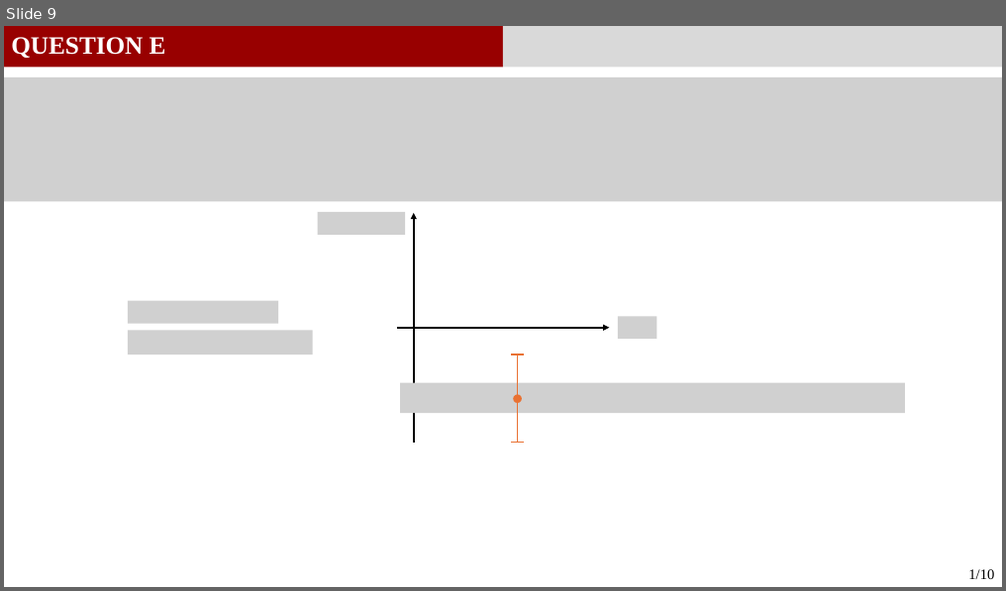
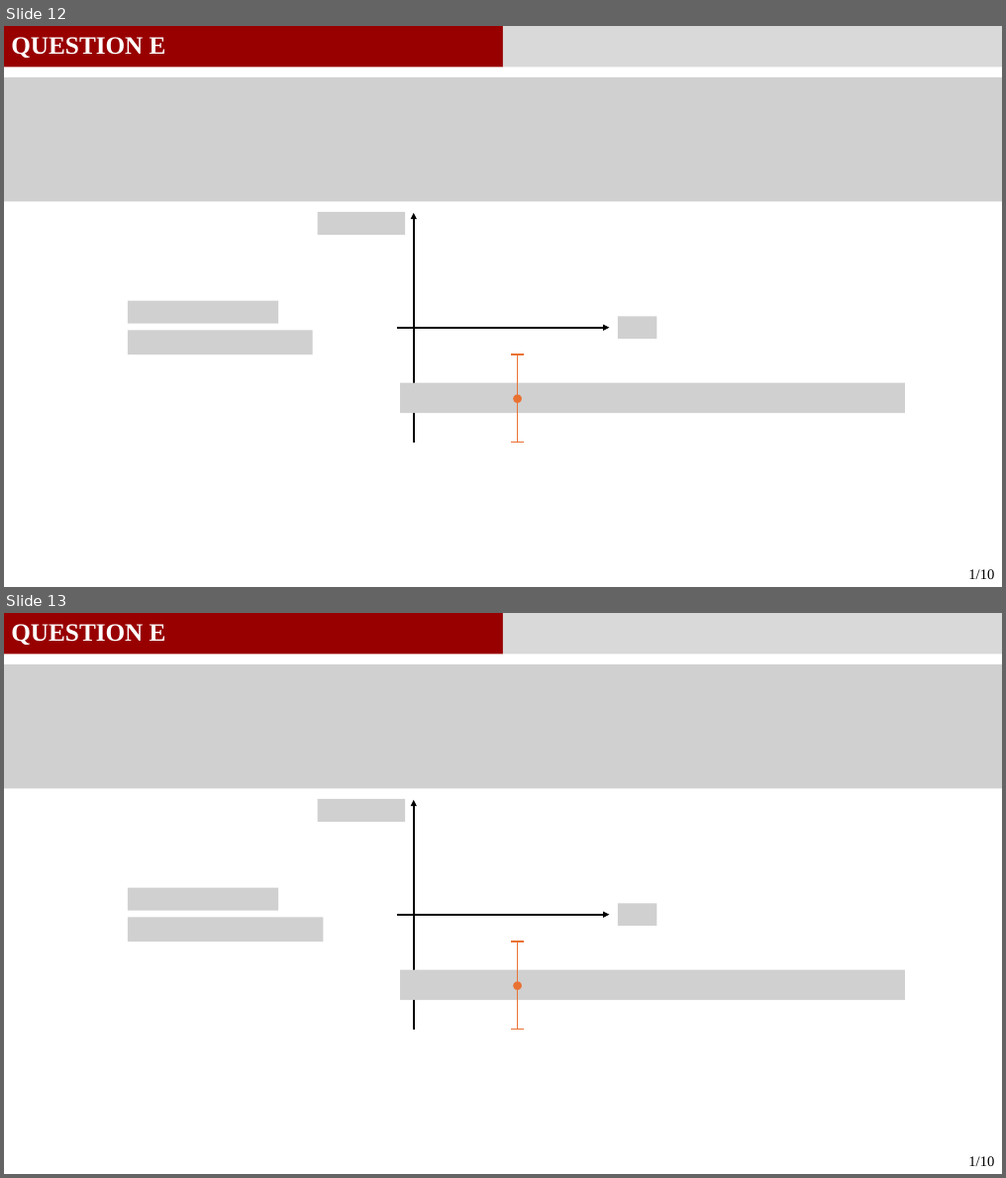
Before and after one commit to GauthierBRUNEL/MEC8211_devoir_3, a slide deck: doc/Rapport_Devoir3.pptx. Shown one above the other, each under a label of ours: slide 9 before the commit, slides 12 and 13 after it. The pictures are 1006x591 and 1006x1178 pixels, drawn with LibreOffice and Linux fonts; fonts in the diff are those of the drawing; grey boxes stand for pictures. Boxes give left, top, right and bottom in pixels: in the first picture for what was removed or moved away, otherwise in the second. Text is boxed around its words. In the diff, an @@ line names an element or a change of style, - is before the commit and + after.

```diff
--- a/doc/Rapport_Devoir3.pptx
+++ b/doc/Rapport_Devoir3.pptx
@@ slide 13 added at (x1=4, y1=613, x2=1002, y2=1174), background #FFFFFF @@
@@ rectangle added at (x1=4, y1=613, x2=503, y2=655), fill #980000 @@
@@ text added at (x1=11, y1=624, x2=166, y2=645), 24 pt, text #FFFFFF, bold @@
+QUESTION E
@@ rectangle added at (x1=503, y1=613, x2=1002, y2=655), fill #D9D9D9 @@
@@ picture added at (x1=4, y1=664, x2=1002, y2=789) @@
@@ picture added at (x1=318, y1=799, x2=405, y2=822) @@
@@ arrow added from (414, 1029) to (414, 800), #000000 1.5 pt @@
@@ picture added at (x1=128, y1=888, x2=278, y2=910) @@
@@ picture added at (x1=618, y1=903, x2=656, y2=926) @@
@@ picture added at (x1=128, y1=918, x2=323, y2=943) @@
@@ arrow added from (397, 915) to (610, 915), #000000 1.5 pt @@
@@ line added from (525, 942) to (511, 942), #E97132 1.5 pt @@
@@ line added from (518, 942) to (518, 1030), #E97132 1.5 pt @@
@@ picture added at (x1=400, y1=970, x2=905, y2=1000) @@
@@ ellipse added at (x1=513, y1=982, x2=522, y2=990), fill #E97132 @@
@@ line added from (525, 1029) to (511, 1029), #E97132 1.5 pt @@
@@ text added at (x1=968, y1=1157, x2=994, y2=1166), 14 pt, text #000000 @@
+1/10
@@ what was slide 9 is now slide 12 @@
```
Also in this commit, not shown: 1 slide changed, 3 other slides added, 10 other files.
